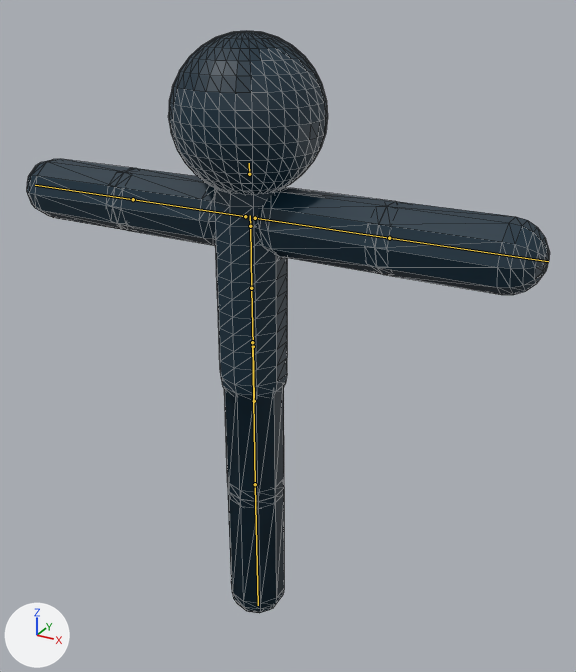
The glTF model assets/models/stickman/stickman.gltf as it was, and as the next commit left it.
Before and after are seen from a camera (50 mm lens) standing at (5.42, -8.82, 9.41) and looking at (0.8, -0.42, 5.21). The axes (+X, +Y, +Z) are drawn at lower left. The lights are the same throughout. The bones that change are drawn over the model as lines. Mesh edges are drawn as thin lines.

The first picture shows 'Arm_L_1', 'Arm_L_2', 'Arm_R_1', 'Arm_R_2', 'Head', 'Leg_L_1', 'Leg_R_2', 'Spine'.
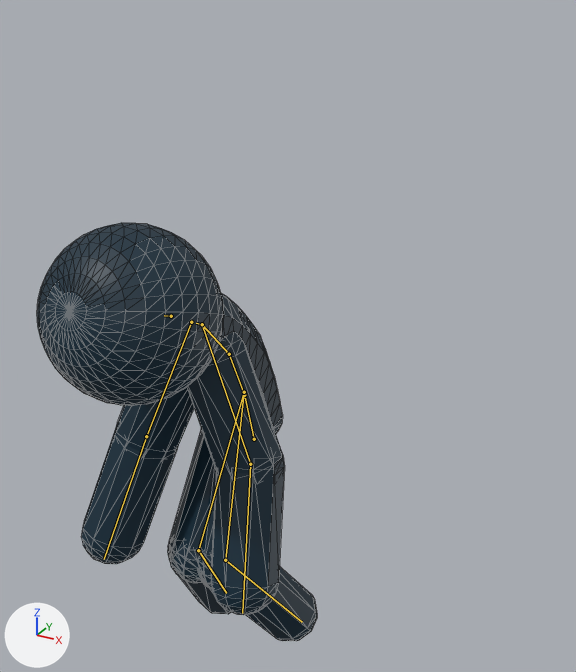
The newer file adds an action. The first version stands in its rest pose; the second is drawn at frame 10 of the action 'Tired'.

Changed parts and their boxes (x1, y1, x2, y2) in the pictures (576 x 672 px):
'Head', posed (17% wider, 12% taller)
    before: (168, 31, 328, 194)
    after: (37, 223, 224, 406)
'Arm_L_2', posed
    before: (375, 201, 550, 295)
    after: (211, 456, 285, 615)
'Arm_L_1', posed
    before: (255, 188, 395, 274)
    after: (187, 332, 285, 477)
'Spine', posed
    before: (214, 187, 287, 398)
    after: (219, 293, 283, 434)
'Arm_R_2', posed
    before: (27, 159, 136, 231)
    after: (81, 425, 176, 564)
'Arm_R_1', posed
    before: (112, 168, 216, 245)
    after: (115, 387, 194, 456)
'Leg_R_2', posed
    before: (228, 488, 284, 613)
    after: (168, 539, 231, 614)
'Leg_L_1', posed
    before: (224, 387, 284, 502)
    after: (200, 466, 216, 589)
'Leg_R_1', posed (not visible before)
    after: (168, 428, 215, 583)
'Leg_L_2', posed (not visible before)
    after: (199, 552, 317, 641)
bone 'Spine_1', root to tip
    before: (254, 401) to (253, 346)
    after: (254, 439) to (244, 395)
bone 'Spine_2', root to tip
    before: (253, 346) to (251, 288)
    after: (244, 395) to (229, 354)
bone 'Spine_3', root to tip
    before: (251, 288) to (250, 226)
    after: (229, 354) to (202, 324)
bone 'Spine_4', root to tip
    before: (250, 226) to (250, 215)
    after: (202, 324) to (196, 323)
bone 'Arm_R_1', root to tip
    before: (245, 216) to (133, 199)
    after: (191, 322) to (146, 436)
bone 'Arm_R_2', root to tip
    before: (133, 199) to (35, 185)
    after: (146, 436) to (104, 559)
bone 'Arm_L_1', root to tip
    before: (255, 218) to (389, 238)
    after: (202, 324) to (250, 464)
bone 'Arm_L_2', root to tip
    before: (389, 238) to (548, 261)
    after: (250, 464) to (242, 613)
bone 'Head', root to tip
    before: (249, 174) to (249, 163)
    after: (171, 316) to (164, 315)
bone 'Leg_R_1', root to tip
    before: (252, 342) to (255, 484)
    after: (244, 392) to (198, 550)
bone 'Leg_R_2', root to tip
    before: (255, 484) to (258, 605)
    after: (198, 550) to (226, 593)
bone 'Leg_L_1', root to tip
    before: (252, 342) to (255, 484)
    after: (244, 392) to (225, 560)
bone 'Leg_L_2', root to tip
    before: (255, 484) to (258, 605)
    after: (225, 560) to (302, 622)

The change in detail:
Bone 'Spine_1' (bone_spine_1) moves from (0.0, 0.0, 0.0) to (0.0, -0.63, 0.01).
Bone 'Spine_1' (bone_spine_1) turns from (0, 0, 0) to (15, 0, 0) degrees about its own x, y and z.
Bone 'Spine_2' (bone_spine_2) turns from (0, 0, 0) to (10, 0, 0) degrees about its own x, y and z.
Bone 'Spine_3' (bone_spine_3) turns from (0, 0, 0) to (17, 0, 0) degrees about its own x, y and z.
Bone 'Spine_4' (bone_spine_4) turns from (0, 0, 0) to (19, 0, 0) degrees about its own x, y and z.
Bone 'Arm_R_1' (bone_arm_r_1) turns from (0, 0, 0) to (-29, 43, 46) degrees about its own x, y and z.
Bone 'Arm_R_2' (bone_arm_r_2) turns from (0, 0, 0) to (0, 0, 17) degrees about its own x, y and z.
Bone 'Arm_L_1' (bone_arm_l_1) turns from (0, 0, 0) to (-32, -42, -43) degrees about its own x, y and z.
Bone 'Arm_L_2' (bone_arm_l_2) turns from (0, 0, 0) to (0, 0, -23) degrees about its own x, y and z.
Bone 'Head' (bone_head) turns from (0, 0, 0) to (8, 0, 0) degrees about its own x, y and z.
Bone 'Leg_R_1' (bone_leg_r_1) turns from (0, 0, 0) to (-41, -4, 9) degrees about its own x, y and z.
Bone 'Leg_R_2' (bone_leg_r_2) turns from (0, 0, 0) to (58, 0, 0) degrees about its own x, y and z.
Bone 'Leg_L_1' (bone_leg_l_1) turns from (0, 0, 0) to (-40, 5, -13) degrees about its own x, y and z.
Bone 'Leg_L_2' (bone_leg_l_2) turns from (0, 0, 0) to (58, 0, 0) degrees about its own x, y and z.
